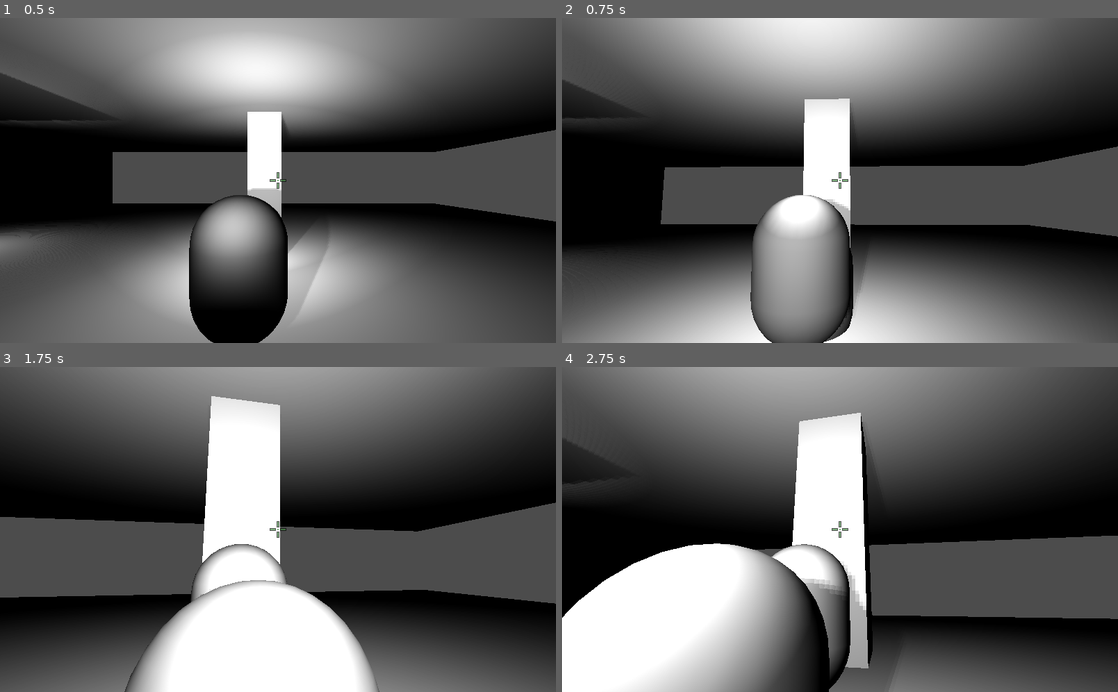
Above: before the commit, frames 1-4 (two rows, left to right).
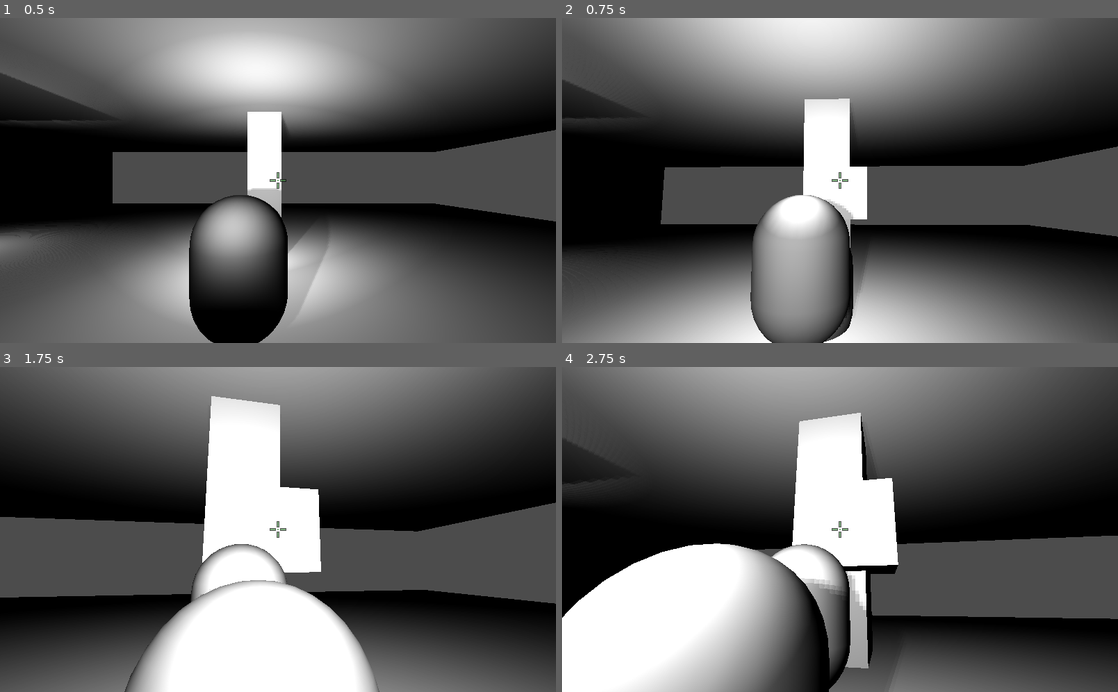
Above: after the commit, the same moments.

Repository: brennosouza/VS-Stealth
Game: Godot game, scene res://scenes/levels/test_level.tscn
Same seed, same stepped clock (60 frames per second), same inputs: the game is played once before the commit and once after it. Sound files missing from this copy of the repository are replaced by a short silence.
Inputs (mouse positions are in pixels of both pictures, inside the frame that each line leads up to):
- Up to frame 1 (0.5 s): no input
- Up to frame 2 (0.75 s): tap Enter at 0.5 s; move the mouse to (834, 187) at 0.52 s; hold Up (ui_up) from 0.53 s (still down); click (834, 187) at 0.6 s
- Up to frame 3 (1.75 s): keep holding Up (ui_up); move the mouse to (316, 532) at 1.27 s; tap Ctrl (crouch) at 1.35 s; click (316, 532) at 1.55 s
- Up to frame 4 (2.75 s): keep holding Up (ui_up); move the mouse to (795, 526) at 2.02 s; hold F (flashlight) from 2.03 s (still down); click (795, 526) at 2.3 s

Frame 1 is identical in both runs. In frame 2, 0.5% of the frame differs, in the area x 48-55%, y 45-62%; in frame 3, 1.8%, in the area x 50-58%, y 36-64%; in frame 4, 1.7%.

Commit message:
Som de acerto do tiro na parede
* Vário sons importados também

Diff:
--- /dev/null
+++ b/scenes/AudioHolder.gd
@@ -0,0 +1,23 @@
+extends Spatial
+
+
+# Declare member variables here. Examples:
+# var a = 2
+# var b = "text"
+
+
+# Called when the node enters the scene tree for the first time.
+func _ready():
+	pass # Replace with function body.
+
+
+# Called every frame. 'delta' is the elapsed time since the previous frame.
+#func _process(delta):
+#	pass
+
+
+func _on_AudioStreamPlayer3D_finished():
+	queue_free()
+
+func play():
+	$AudioStreamPlayer3D.play()
--- /dev/null
+++ b/scenes/AudioHolder.tscn
@@ -0,0 +1,20 @@
+[gd_scene load_steps=4 format=2]
+
+[ext_resource path="res://audio/bullet hit sounds/Bullet Hits/Wall Hits/toxicwafflezz_bullet-impact-3.wav" type="AudioStream" id=1]
+[ext_resource path="res://scenes/AudioHolder.gd" type="Script" id=2]
+
+[sub_resource type="CubeMesh" id=1]
+
+[node name="AudioHolder" type="Spatial"]
+script = ExtResource( 2 )
+
+[node name="AudioStreamPlayer3D" type="AudioStreamPlayer3D" parent="."]
+stream = ExtResource( 1 )
+unit_db = 10.0
+unit_size = 10.0
+
+[node name="MeshInstance" type="MeshInstance" parent="."]
+mesh = SubResource( 1 )
+material/0 = null
+
+[connection signal="finished" from="AudioStreamPlayer3D" to="." method="_on_AudioStreamPlayer3D_finished"]
--- a/scenes/characters/Player.gd
+++ b/scenes/characters/Player.gd
@@ -24,6 +24,8 @@
 var originaldb
 var original_unit_size
 var original_wait_time
+
+var tempaudioplayer = preload("res://scenes/AudioHolder.tscn")
 
 
 ## accumulators
@@ -113,6 +115,16 @@
 		$Camroot/Helper/Camera/Gun/audiobullet.play()
 
 		$Camroot/Helper/Camera/Gun/AnimationPlayer.play("muzzle_flash")
+
+		if $Camroot/Helper/Camera/RayCast.is_colliding():
+			print_debug("hy")
+			var bulletsound = tempaudioplayer.instance()
+			get_tree().get_root().add_child(bulletsound)
+
+			bulletsound.global_transform.origin = $Camroot/Helper/Camera/RayCast.get_collision_point()
+
+			bulletsound.play()
+
 		$Camroot/Helper.rotate_x(0.2)
 		$Camroot.camrot_v += 5
 
--- a/scenes/characters/Player.tscn
+++ b/scenes/characters/Player.tscn
@@ -44,7 +44,9 @@
 "times": PoolRealArray( 0.3 )
 }
 
-[node name="KinematicBody" type="KinematicBody"]
+[node name="KinematicBody" type="KinematicBody" groups=[
+"player",
+]]
 transform = Transform( -1, 0, 8.9407e-08, 0, 1, 0, -8.9407e-08, 0, -1, 0, 0, 0 )
 script = ExtResource( 1 )
 
Not shown, added: audio/bullet hit sounds/Bullet Fly-Bys/FlyBy 1.wav.import
Not shown, added: audio/bullet hit sounds/Bullet Fly-Bys/FlyBy 10.wav.import
Not shown, added: audio/bullet hit sounds/Bullet Fly-Bys/FlyBy 2.wav.import
Not shown, added: audio/bullet hit sounds/Bullet Fly-Bys/FlyBy 3.wav.import
Not shown, added: audio/bullet hit sounds/Bullet Fly-Bys/FlyBy 4.wav.import
Not shown, added: audio/bullet hit sounds/Bullet Fly-Bys/FlyBy 5.wav.import
Not shown, added: audio/bullet hit sounds/Bullet Fly-Bys/FlyBy 6.wav.import
Not shown, added: audio/bullet hit sounds/Bullet Fly-Bys/FlyBy 7.wav.import
Not shown, added: audio/bullet hit sounds/Bullet Fly-Bys/FlyBy 8.wav.import
Not shown, added: audio/bullet hit sounds/Bullet Fly-Bys/FlyBy 9.wav.import
Not shown, added: audio/bullet hit sounds/Bullet Hits/Glass/Glass-Debris 1.wav.import
Not shown, added: audio/bullet hit sounds/Bullet Hits/Glass/Glass-Debris 2.wav.import
(and 63 more such lines)
